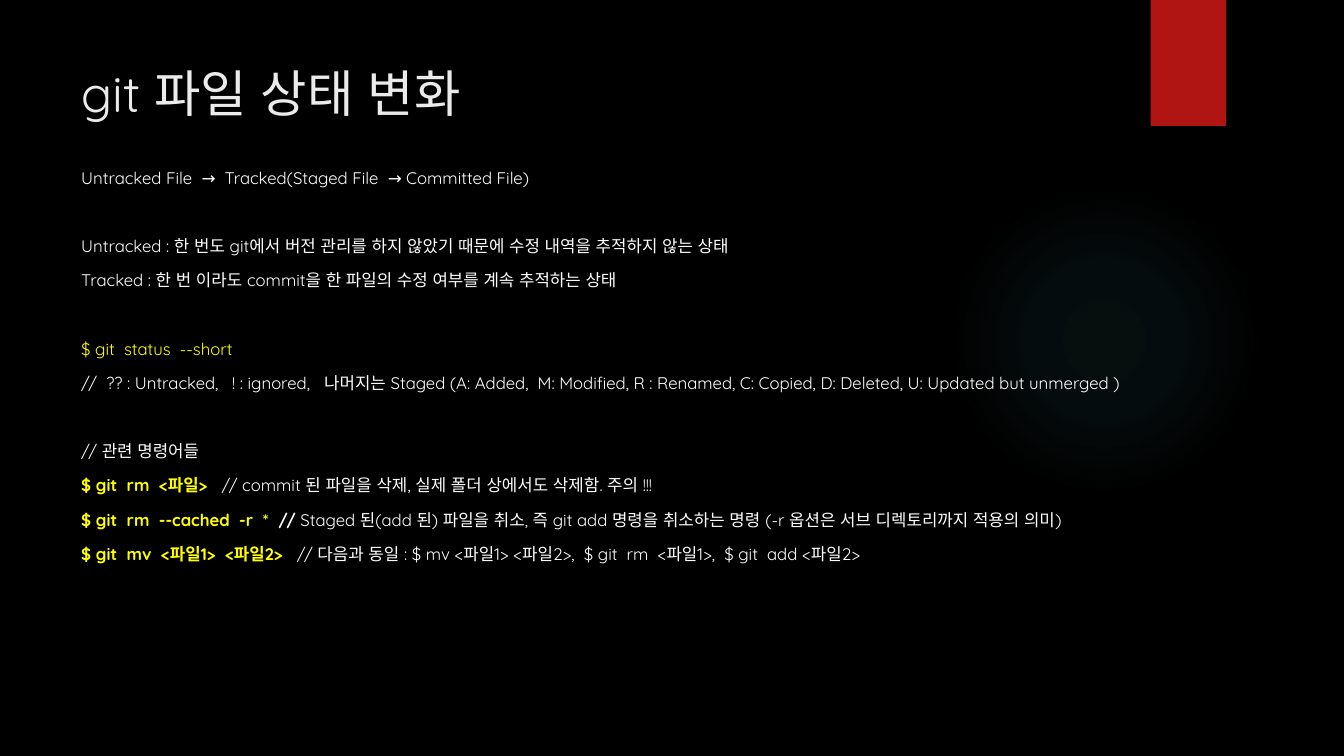
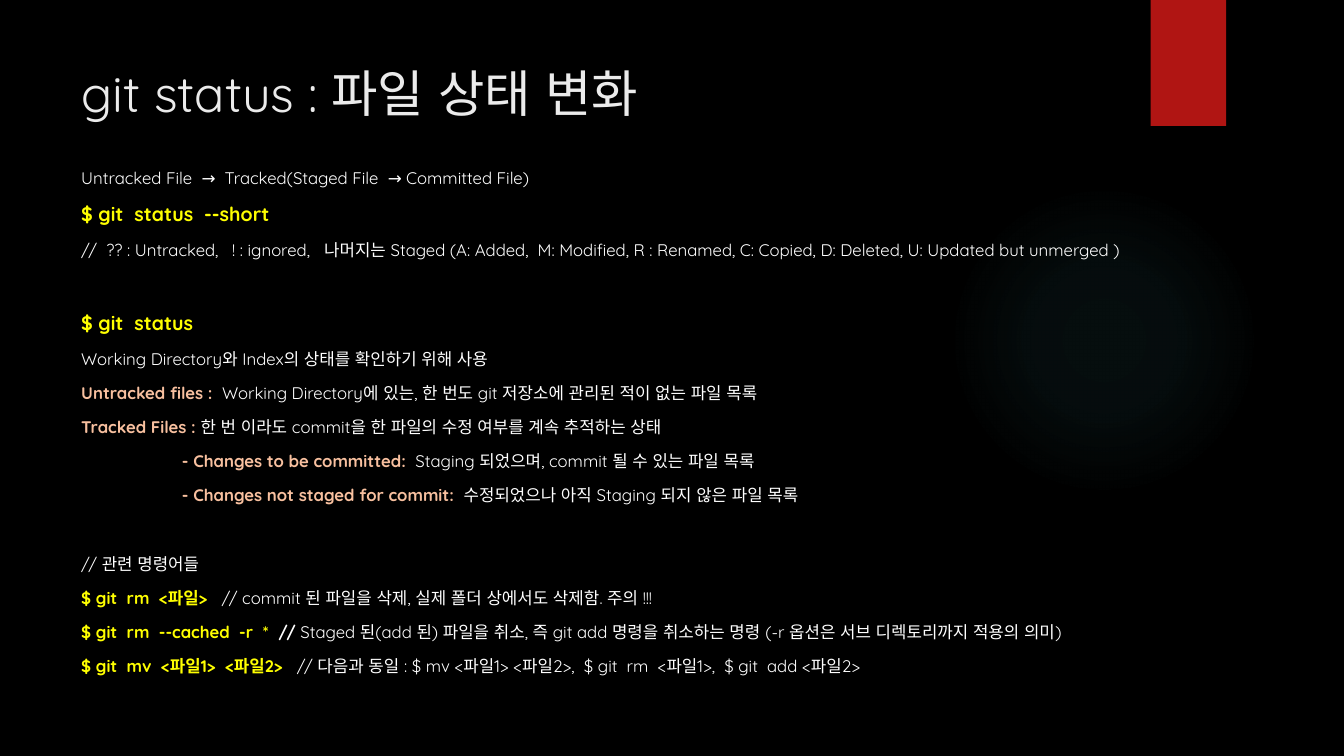
Before and after one commit to iredseal/Learning, a slide deck: slide 7 of Tools/git/SW 형상 관리.pptx. Drawn at 1344x756 pixels with LibreOffice and Linux fonts; fonts in the diff are those of the drawing; background and template pictures are left out. Boxes give left, top, right and bottom in pixels: in the first picture for what was removed or moved away, otherwise in the second. Text is boxed around its words. In the diff, an @@ line names an element or a change of style, - is before the commit and + after.

```diff
--- a/Tools/git/SW 형상 관리.pptx
+++ b/Tools/git/SW 형상 관리.pptx
@@ title at bbox=[81, 70, 638, 122]: text changed @@
-git 파일 상태 변화
+git status : 파일 상태 변화
@@ text at bbox=[98, 206, 269, 225]: size 12 to 14 pt, bold on in "$ git status --short" @@
@@ text at bbox=[81, 238, 729, 288]: paragraphs removed @@
-Untracked : 한 번도 git에서 버전 관리를 하지 않았기 때문에 수정 내역을 추적하지 않는 상태
-Tracked : 한 번 이라도 commit을 한 파일의 수정 여부를 계속 추적하는 상태
@@ text at bbox=[81, 316, 798, 505]: paragraphs added @@
+$ git status
+Working Directory와 Index의 상태를 확인하기 위해 사용
+Untracked files : Working Directory에 있는, 한 번도 git 저장소에 관리된 적이 없는 파일 목록
+Tracked Files : 한 번 이라도 commit을 한 파일의 수정 여부를 계속 추적하는 상태
+- Changes to be committed: Staging 되었으며, commit 될 수 있는 파일 목록
+- Changes not staged for commit: 수정되었으나 아직 Staging 되지 않은 파일 목록
```
Also in this commit, not shown: 4 other slides changed.
